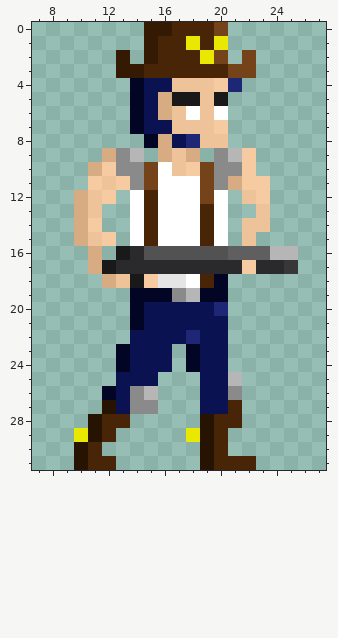
Pixel-art sprite, stored at assets/sprites/characters/player/Idle/1.png. Above is the file before it was changed.
The file is 32x32 pixels. Colours within 5 levels of each other are drawn and written as one. Shown: x 7..27, y 0..31.
After the commit:
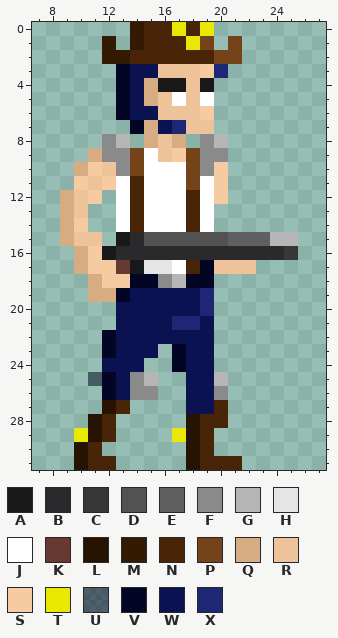
Palette (. is transparent): A #19191a  B #2a292b  C #373738  D #525252  E #5f5f5f  F #8a8a8a  G #b6b6b6  H #e5e5e5  J #ffffff  K #663931  L #271302  M #341903  N #492507  P #75431a  Q #d8ac82  R #eec39a  S #f6cba1  T #e9e800  U #0204227f  V #020523  W #0a1252  X #1d2775
The edit:
@@ x 7..27 @@
- 0 ........MMNNNP.......
- 1 ........MNNTNT.......
- 2 ......M.MNNNTP.P.....
- 3 ......MMNNNNNNPP.....
- 4 .......VWWRRRSX......
- 5 .......VWQAARA.......
- 6 .......VWQRJRJ.......
- 7 .......VWWRRRS.......
- 8 ........VQWXRR.......
- 9 .....QFG.QRQ.FGS.....
-10 ....QSFFPJRSPFFS.....
-11 ....SRSFPJJJPFQSS....
-12 ...QRS.JNJJJPJ.RS....
-13 ...QR..JNJJJNJ..R....
-14 ...QS..JNJJJNJ.RR....
-15 ...QRS.JNJJJNJ.R.....
-16 ....Q.ABDDDDDDEEEGG..
-17 ....QABBBBBBBBBSBBC..
-18 .....QRASHHJNV.......
-19 .......VVVFGVV.......
-20 .......VWWWWWX.......
-21 .......VWWWWWW.......
-22 .......WWWWXWW.......
-23 ......VWWW.VWW.......
-24 ......VWWW.VWW.......
-25 ......WWW...WWG......
-26 .....VWFG...WWF......
-27 .....LWFF...WWN......
-28 ....LNN.....LNN......
-29 ...TLN.....TLN.......
-30 ...LN.......LN.......
-31 ...LNN......LNNN.....
+ 0 .......MNNTNT........
+ 1 .....M.MNNNTP.P......
+ 2 .....MMNNNNNNPP......
+ 3 ......VWWRRRSX.......
+ 4 ......VWQAARA........
+ 5 ......VWQRJRJ........
+ 6 ......VWWRRRS........
+ 7 .......VQWXRR........
+ 8 .....FG.QRQ.FG.......
+ 9 ....QFFPJRSPFF.......
+10 ...QSRFPJJJPFS.......
+11 ...SRSJNJJJPJS.......
+12 ..QRS.JNJJJNJS.......
+13 ..QR..JNJJJNJ........
+14 ..QS..JNJJJNJ........
+15 ..QRR.ABDDDDDDEEEGG..
+16 ...QSABBBBBBBBBBBBC..
+17 ...QSSKAHHJNVRRR.....
+18 ....QSSVVFGVV........
+19 ....QQVWWWWWX........
+20 ......WWWWWWX........
+21 ......WWWWXXW........
+22 .....VWWWWWWW........
+23 .....VWWW.VWW........
+24 .....WWW..VWW........
+25 ....UVWFG..WWG.......
+26 .....VWFF..WWF.......
+27 .....LN....WWN.......
+28 ....LN.....LNN.......
+29 ...TLN....TLN........
+30 ...LN......LN........
+31 ...LNN.....LNNN......
